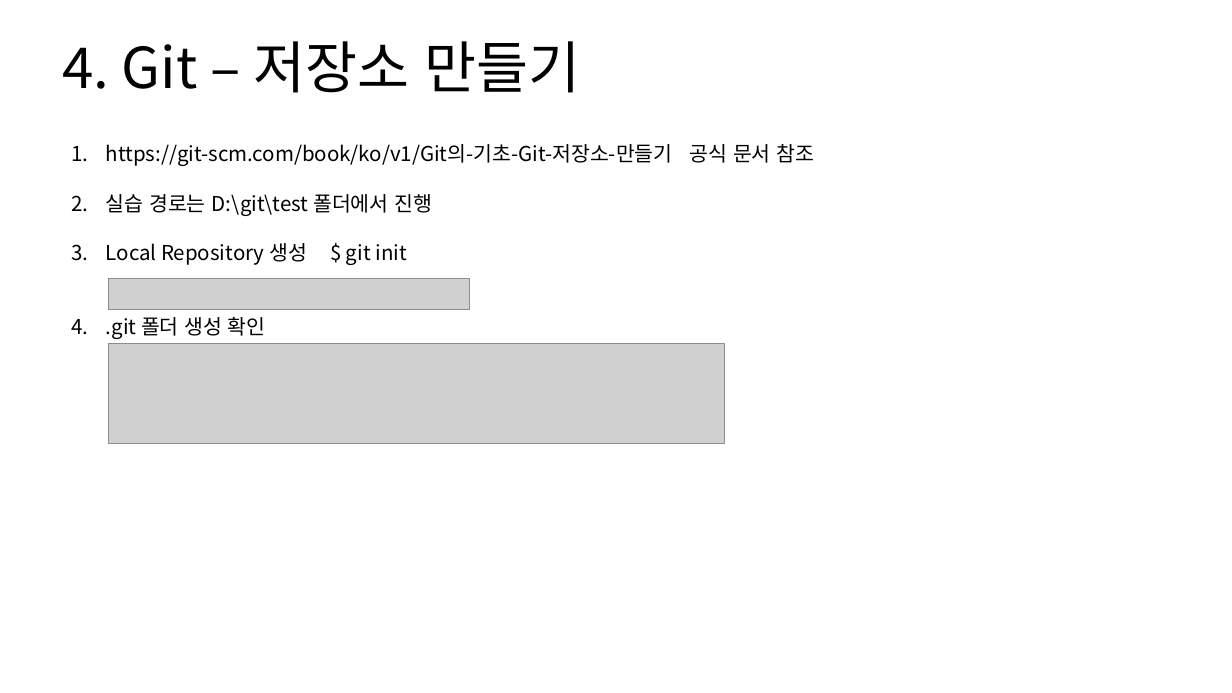
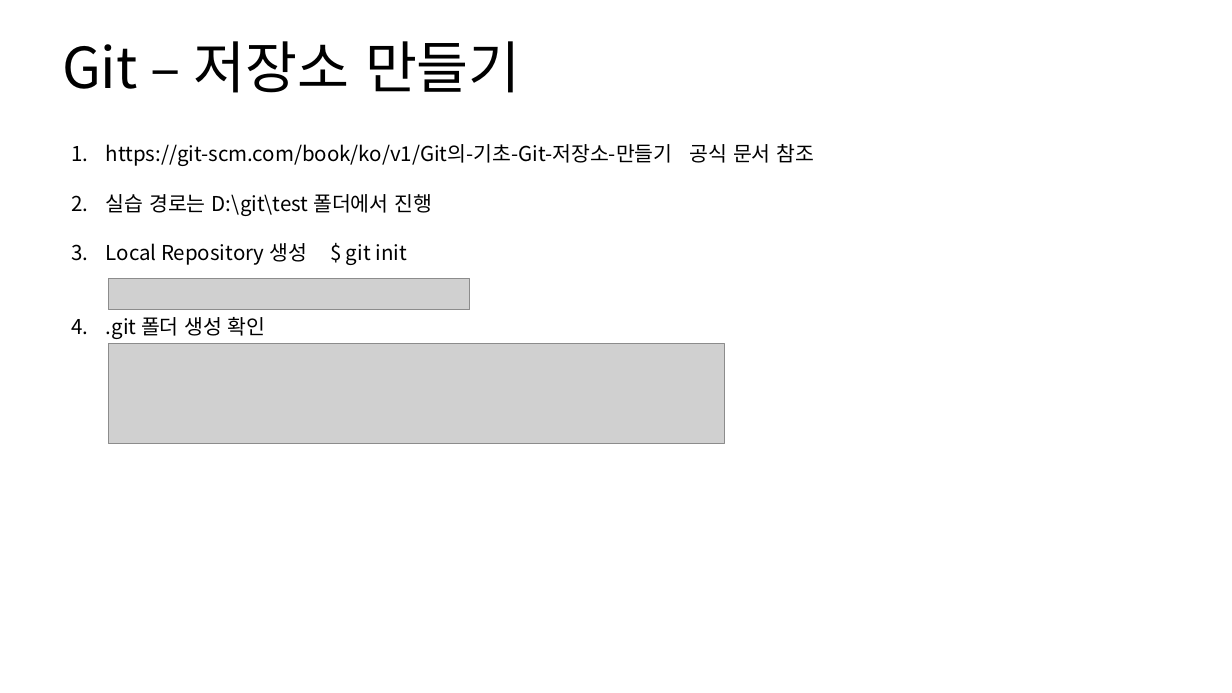
Before and after one commit to SungIn-Shin/git_powerpoint, a slide deck: slide 7 of git_from_the_hell.pptx (slide 8 before the commit). Drawn at 1232x693 pixels with LibreOffice and Linux fonts; fonts in the diff are those of the drawing; grey boxes stand for pictures. Boxes give left, top, right and bottom in pixels: in the first picture for what was removed or moved away, otherwise in the second. Text is boxed around its words. In the diff, an @@ line names an element or a change of style, - is before the commit and + after.

```diff
--- a/git_from_the_hell.pptx
+++ b/git_from_the_hell.pptx
@@ title at [62, 41, 521, 93]: text changed @@
-4. Git – 저장소 만들기
+Git – 저장소 만들기
```
Also in this commit, not shown: 11 other slides changed, 13 slides added, 4 slides removed.
